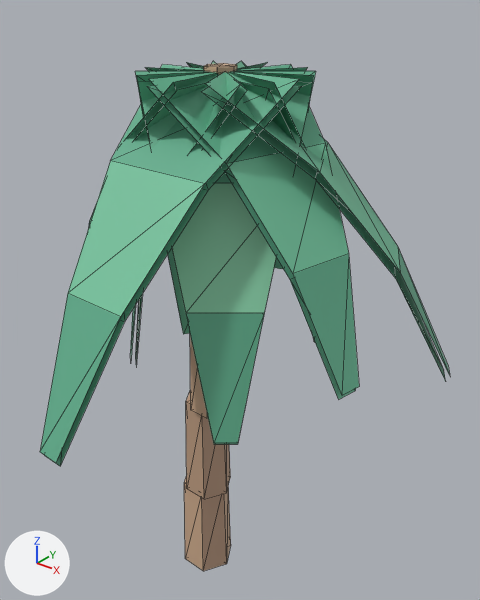
One commit to the glTF model apps/web/public/assets/props/palm_royal.glb: the scene before it, then after it.
Rendered twice from a 50 mm camera at (3.3, -3.61, 5.15) aimed at (0.43, -0.04, 2.93). The lights are fixed; the arrows at lower left show +X, +Y and +Z. The older version comes first. Mesh edges are drawn as thin lines. Vertices at exactly the same position are counted once.

Script lines for the objects in view, before the commit:
```python
me_mesh_0 = bpy.data.meshes.new('Mesh_0')
me_mesh_0.from_pydata(...)  # 237 vertices, 258 faces; spans x -1.02..1.92, y -1.83..1.03, z 0.0..4.64
me_mesh_0.materials.append(mat_defaultmaterial)
ob_mesh_0 = bpy.data.objects.new('Mesh_0', me_mesh_0)
ob_mesh_0.location = (0.0, 0.0, 0.0)
```
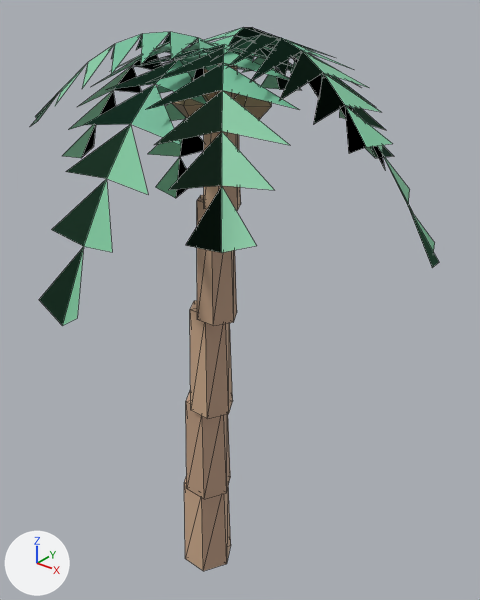
Pixel boxes (x1, y1, x2, y2) of what changed, in the pictures (480 x 600 px):
'Mesh_0', reshaped (7% taller): before (40, 61, 450, 571); after (31, 27, 439, 571)
part 1 of me_mesh_0, added (green): after (31, 27, 439, 326)
part 2 of me_mesh_0, deleted (green): before (40, 61, 450, 466)

The change, as a list of edits to the scene's bpy script:
```text
Change me_mesh_0:
    used by ob_mesh_0; location = (0.0, 0.0, 0.0)
    remove me_mesh_0.from_pydata(...)  # 237 vertices, 258 faces; spans x -1.02..1.92, y -1.83..1.03, z 0.0..4.64
    add me_mesh_0.from_pydata(...)  # 283 vertices, 276 faces; spans x -0.94..1.79, y -1.63..1.15, z 0.0..4.85
    me_mesh_0 part 1: a new loose piece of 190 vertices spanning x -0.94..1.79, y -1.63..1.15, z 3.35..4.85, in mat_defaultmaterial
    me_mesh_0 part 2
    144 vertices are removed from x -1.02..1.92, y -1.83..1.03, z 2.15..4.61
    108 faces are deleted
```
